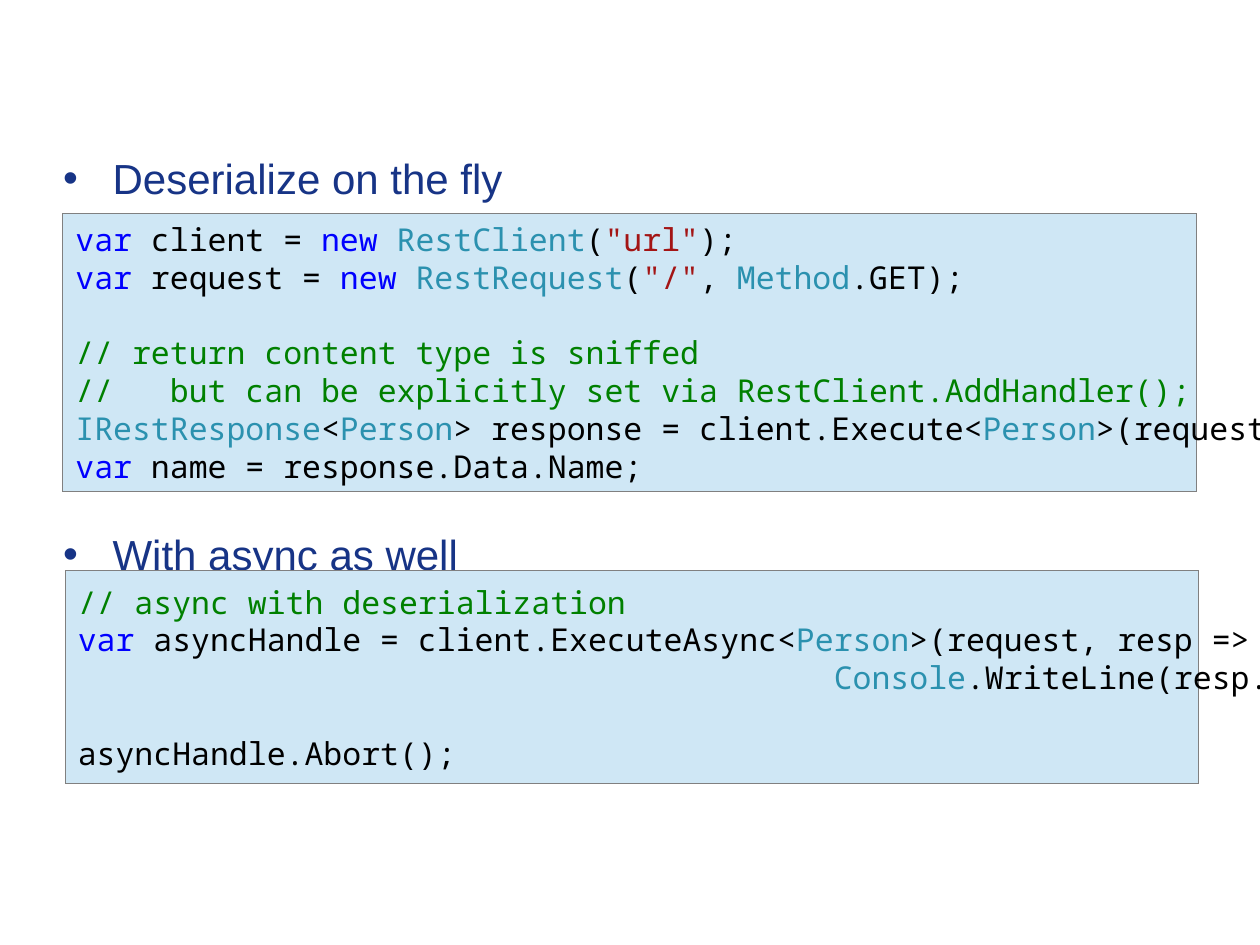
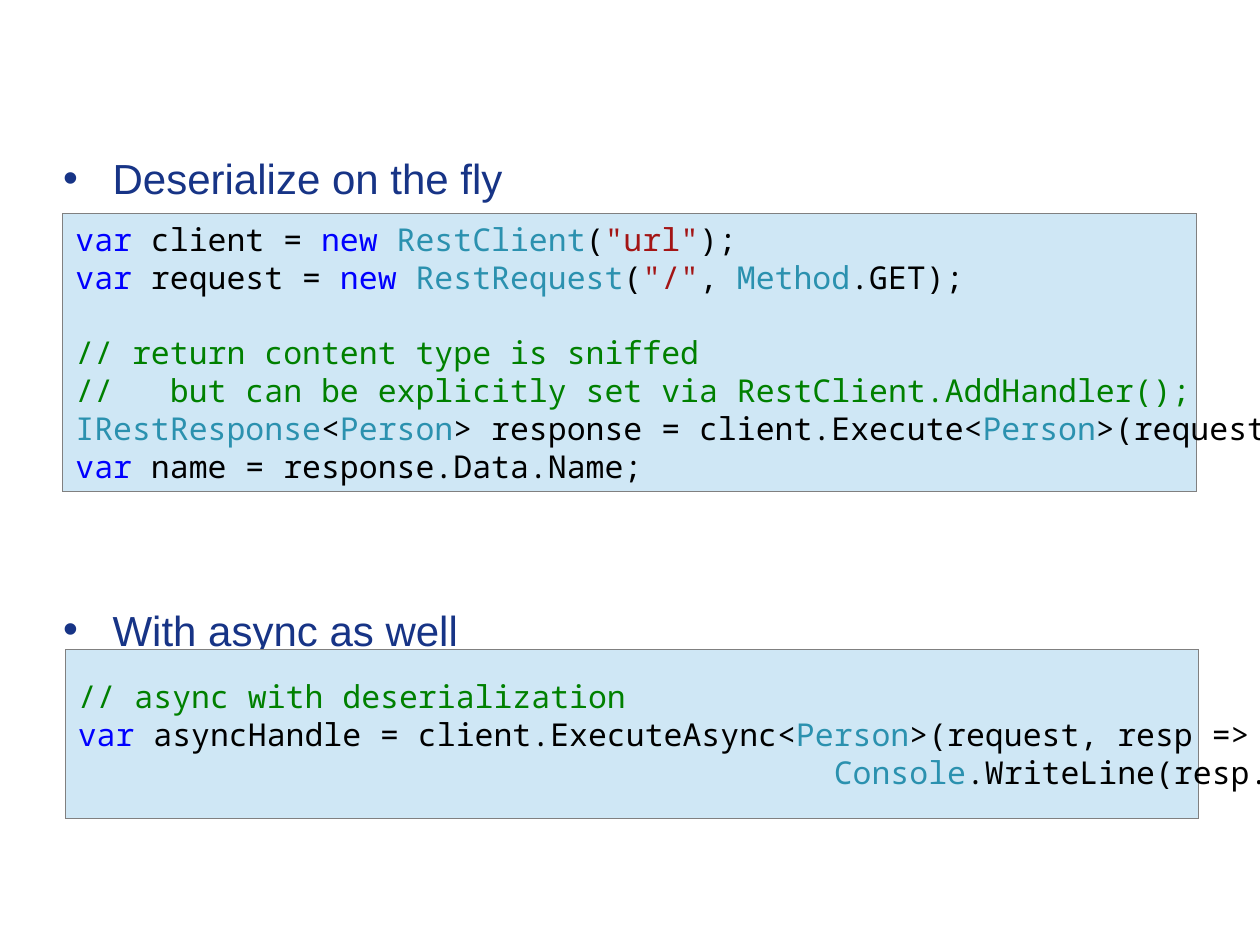
Before and after one commit to Timothep/MarathonWOShoes, a slide deck: slide 32 of BarefootMarathon.odp. Drawn at 1260x945 pixels with LibreOffice and Linux fonts; fonts in the diff are those of the drawing; background and template pictures are left out. Boxes give left, top, right and bottom in pixels: in the first picture for what was removed or moved away, otherwise in the second. Text is boxed around its words. In the diff, an @@ line names an element or a change of style, - is before the commit and + after.

```diff
--- a/BarefootMarathon.odp
+++ b/BarefootMarathon.odp
@@ text "Deserialize on the fly" rewrapped from <box>113,163,502,579</box> to <box>113,163,502,654</box> @@
@@ rectangle "// async with deserialization": place and size @@
-rectangle "// async with deserialization" at <box>66,571,1198,784</box>
+rectangle "// async with deserialization" at <box>66,650,1198,819</box>
@@ text in rectangle at <box>78,741,456,773</box>: paragraph removed @@
-asyncHandle.Abort();
```
Also in this commit, not shown: 7 other slides changed, 2 other files.
